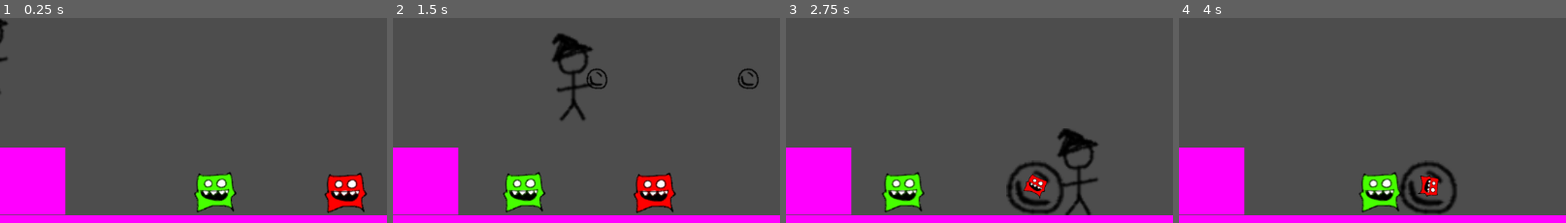
Above: before the commit, frames 1-4 (left to right).
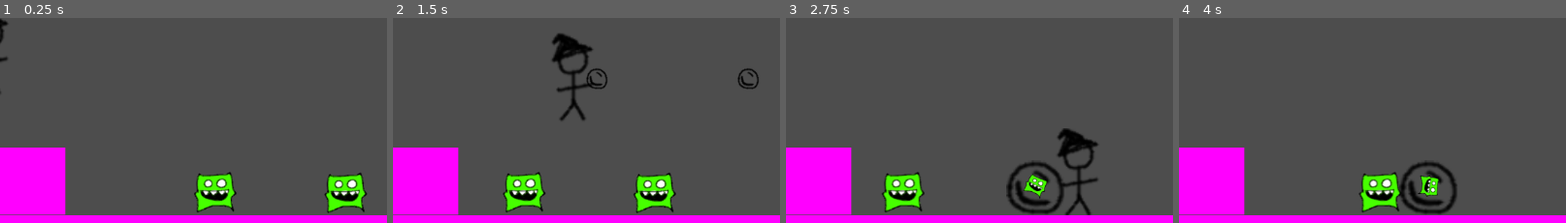
Above: after the commit, the same moments.

Repository: signal8/BubbleWizard
Game: Godot game, scene res://Scenes/garden.tscn
Two runs of this game, one before a commit and one after it. Both use one fixed random seed, a clock stepped at 60 frames per second and the inputs below.
Inputs:
- Up to frame 1 (0.25 s): no input
- Up to frame 2 (1.5 s): hold Right (right) from 0.53 s (still down); tap Z (bubble) at 0.6, 1.35 s; tap Up (jump) at 0.77 s
- Up to frame 3 (2.75 s): tap Up (jump) at 1.52 s; release Right (right) at 2.03 s; hold Left (left) from 2.03 s (still down); tap Z (bubble) at 2.1 s
- Up to frame 4 (4 s): release Left (left) at 2.78 s; hold Right (right) from 2.78 s (still down); tap Z (bubble) at 2.85, 3.6 s; tap Up (jump) at 3.02, 3.77 s
The pictures show only the part of the screen within x 28-78%, y 36-86%; the shares and areas given below are measured in that part.

The runs differ from the first frame. In frame 1, 1.2% of the frame differs, in the area x 84-95%, y 76-95%; in frame 2, 1.2%, in the area x 62-73%, y 76-95%; in frame 3, 0.3%; in frame 4, 0.3%.

Commit message:
fixed enum bug by eradication

Diff:
--- /dev/null
+++ b/Scenes/bubble_collision.gd
@@ -0,0 +1,71 @@
+extends CollisionShape2D
+
+@onready var player = get_node("/root/Player") # Assuming player is a node in the scene
+@onready var bubbleType = $BubbleCollision  # Reference to the bubble collision area
+@onready var bubbleSprite = $BubbleSprite  # Reference to the bubble sprite
+@onready var parent = $"../Enemy"
+
+var currentType : int
+var isAbsorbed : bool = false
+
+func _ready():
+	parent = get_parent()
+	currentType = parent.type
+
+	# Initialize bubble type and other properties
+	match currentType:
+		0:
+			pass
+		1:
+			pass
+		2:
+			pass
+		3:
+			pass
+
+# Detect collisions with player or other objects
+func _on_BubbleCollision_body_entered(body: Node):
+	if body.is_in_group("player"):
+		if currentType == 3:
+			bubblegum_collision(body)
+		elif currentType == 0:
+			acid_collision(body)
+		elif currentType == 1:
+			mud_collision(body)
+		elif currentType == 2:
+			wind_collision(body)
+
+func bubblegum_collision(body: Node):
+	if body.is_in_group("player"):
+		# The player sticks to the bubblegum
+		body.velocity = Vector2.ZERO  # Stop the player's movement
+		body.position = global_position  # Attach the player to the bubble
+		body.scale = Vector2(0.5, 0.5)  # Optionally shrink the player
+	elif body.is_in_group("platforms"):
+		# Make platforms stick to the bubblegum
+		body.velocity = Vector2.ZERO  # Stop platform movement
+		body.position = global_position  # Attach the platform to the bubble
+		body.scale = Vector2(0.5, 0.5)  # Optionally shrink platforms
+
+
+func acid_collision(body: Node):
+	if body.is_in_group("player"):
+		# Kill the Player
+		body.queue_free()
+	elif body.is_in_group("steel"):
+		# Melt objects
+		body.queue_free()
+	self.velocity = Vector2(0, -50)
+
+
+func mud_collision(body: Node):
+	if body.is_in_group("mud_bubbles") and not isAbsorbed:
+		# Absorb the other mud bubble to grow in size
+		self.scale += Vector2(0.2, 0.2)  # Increase size to simulate absorption
+		isAbsorbed = true
+		body.queue_free()  # Destroy the absorbed mud bubble
+
+func wind_collision(body: Node):
+	if body.is_in_group("objects"):
+		var force = Vector2(0, 100)
+		body.apply_impulse(Vector2.ZERO, force)
--- a/Scenes/enemy.gd
+++ b/Scenes/enemy.gd
@@ -11,18 +11,13 @@
 	DEAD
 }
 
-enum type {
-	GREEN,
-	BROWN,
-	RED,
-	PURPLE
-}
+@export var type = 0
 
 const SPEED = 100
 var direction = -1
 
 @export var currentState : state
-@export var currentType : type
+var currentType : int
 
 @export var greenTexture : Texture2D
 @export var brownTexture : Texture2D
@@ -33,24 +28,24 @@
 
 func _ready() -> void:
 	match currentType:
-		0: #Green
+		0: #acid
 			sprite.texture = greenTexture
-		1: #Brown
+		1: #mud
 			sprite.texture = brownTexture
-		2: #Red
+		2: #wind
 			sprite.texture = redTexture
-		3: #purple
+		3: #gum
 			sprite.texture = purpleTexture
 
 
 
 func _physics_process(delta: float) -> void:
 	match currentState:
-		0: #Roaming
+		state.ROAMING: #Roaming
 			velocity.x = SPEED * direction
-		1: #Captured
+		state.CAPTURED: #Captured
 			sprite.rotation += 1 * delta
-		2: #Dead
+		state.DEAD: #Dead
 			pass
 
 	move_and_slide()
--- a/Scenes/enemy.tscn
+++ b/Scenes/enemy.tscn
@@ -1,7 +1,8 @@
-[gd_scene load_steps=5 format=3 uid="uid://b7f7kximqjrij"]
+[gd_scene load_steps=6 format=3 uid="uid://b7f7kximqjrij"]
 
 [ext_resource type="Script" path="res://Scenes/enemy.gd" id="1_h2nde"]
 [ext_resource type="Texture2D" uid="uid://8s66swxfpe5s" path="res://Art/bubble-placeholder.png" id="2_8plvq"]
+[ext_resource type="Script" path="res://Scenes/bubble_collision.gd" id="3_6vnh0"]
 
 [sub_resource type="RectangleShape2D" id="RectangleShape2D_e35f5"]
 size = Vector2(50, 53)
@@ -28,5 +29,6 @@
 position = Vector2(-1, 1.5)
 shape = SubResource("CircleShape2D_ym816")
 disabled = true
+script = ExtResource("3_6vnh0")
 
 [node name="Sprite2D" type="Sprite2D" parent="."]
--- a/Scenes/garden.tscn
+++ b/Scenes/garden.tscn
@@ -53,7 +53,6 @@
 
 [node name="Enemy" parent="." instance=ExtResource("2_i6j0c")]
 position = Vector2(865, 517)
-currentType = 2
 greenTexture = ExtResource("3_36671")
 redTexture = ExtResource("4_0megc")
 
